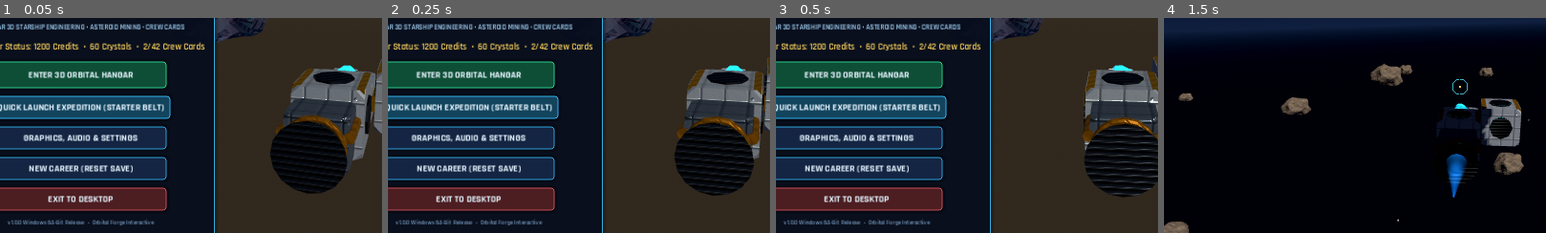
Above: before the commit, frames 1-4 (left to right).
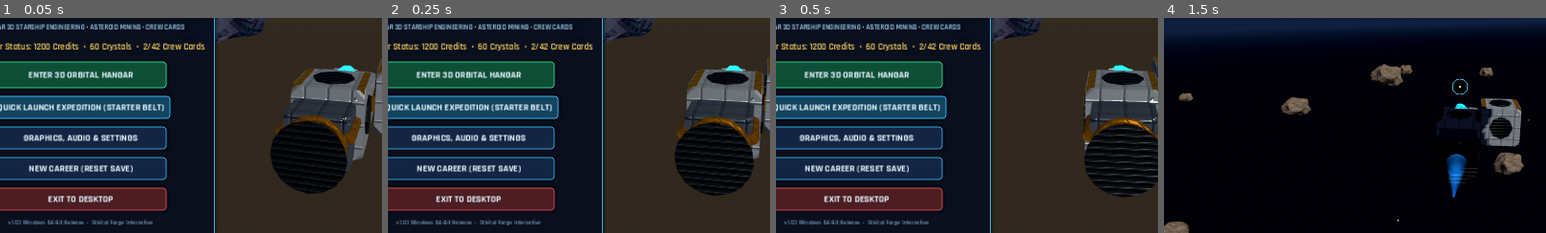
Above: after the commit, the same moments.

Repository: Ritmirchic/Roblox
Game: Godot game, scene res://scenes/main/Main.tscn
Same seed, same stepped clock (60 frames per second), same inputs: the game is played once before the commit and once after it.
Inputs (mouse positions are % of the whole screen's width and height, from its top left):
- Up to frame 1 (0.05 s): no input
- Up to frame 2 (0.25 s): no input
- Up to frame 3 (0.5 s): no input
- Up to frame 4 (1.5 s): click "QUICK LAUNCH EXPEDITION (STAR…" at 0.5 s; tap Enter at 1.25 s; move the mouse to (55, 50) at 1.27 s; hold W from 1.28 s (still down); tap T at 1.35 s; click (55, 50) at 1.42 s
The pictures show only the part of the screen within x 11-61%, y 34-84%; the shares and areas given below are measured in that part.

The runs differ from the first frame. In frame 1, 0.2% of the frame differs, in the area x 2-41%, y 93-97%; in frame 2, 0.2%; in frame 3, 0.2%; in frame 4, nothing differs.

Commit message:
Fix 3D projectile direction & muzzle transform (add_child before setup + reticle aim fix + 4-axis trajectory tests)
Co-authored-by: arena-agent <297053741+arena-agent@users.noreply.github.com>

Diff:
--- a/scripts/ship/PlayerShip3D.gd
+++ b/scripts/ship/PlayerShip3D.gd
@@ -305,18 +305,27 @@
 			sm.set_shader_parameter("throttle", throttle_vis * eff)
 			sm.set_shader_parameter("heat_ratio", engine_heat / 100.0)
 
+func _get_reticle_assisted_point(from_pos: Vector3) -> Vector3:
+	var base_dir := (aimed_world_point - from_pos).normalized()
+	if base_dir.length_squared() < 0.1:
+		base_dir = (-global_transform.basis.z).normalized()
+	if is_instance_valid(locked_enemy):
+		var to_lock := (locked_enemy.global_position - from_pos).normalized()
+		# Only snap/assist direct-fire guns when the locked enemy is close to the player's crosshair (~12 deg cone)
+		if to_lock.length_squared() > 0.1 and base_dir.dot(to_lock) > 0.978:
+			return locked_enemy.global_position
+	return aimed_world_point if (aimed_world_point - from_pos).length_squared() > 1.0 else (from_pos + base_dir * 160.0)
+
 func _update_turrets(delta: float) -> void:
-	var target_pt := aimed_world_point
-	if is_instance_valid(locked_enemy):
-		target_pt = locked_enemy.global_position
 	for uid in _turrets_by_uid.keys():
 		var tur: Node3D = _turrets_by_uid[uid]
 		if not is_instance_valid(tur):
 			continue
+		var target_pt := _get_reticle_assisted_point(tur.global_position)
 		var to_t := target_pt - tur.global_position
-		if to_t.length_squared() > 1.0 and absf(to_t.normalized().dot(global_transform.basis.y)) < 0.92:
-			var desired := Basis.looking_at(to_t.normalized(), global_transform.basis.y)
-			tur.global_transform.basis = tur.global_transform.basis.slerp(desired, clampf(delta * 10.0, 0.0, 1.0)).orthonormalized()
+		if to_t.length_squared() > 1.0:
+			var aim_xform := Projectile3D.make_aim_transform(tur.global_position, to_t.normalized(), global_transform.basis.y)
+			tur.global_transform.basis = tur.global_transform.basis.slerp(aim_xform.basis, clampf(delta * 12.0, 0.0, 1.0)).orthonormalized()
 
 func _process_mining_beams(delta: float) -> void:
 	var any_beam_active := false
@@ -403,16 +412,23 @@
 
 		var muzzle: Marker3D = _muzzles_by_uid[uid]
 		var m_pos := muzzle.global_position
-		var tgt_point := locked_enemy.global_position if is_instance_valid(locked_enemy) else aimed_world_point
+		var wtype: String = def["weapon_type"]
+		var tgt_point := _get_reticle_assisted_point(m_pos)
 		var fire_dir := (tgt_point - m_pos).normalized()
-		if fire_dir.length_squared() < 0.1 or absf(fire_dir.dot(Vector3.UP)) > 0.99:
-			fire_dir = -global_transform.basis.z
-
-		var wtype: String = def["weapon_type"]
+		if fire_dir.length_squared() < 0.1:
+			fire_dir = (-global_transform.basis.z).normalized()
+
+		# Fixed hull pods (non-turrets) clamp within generous 75-deg forward gimbal cone around ship nose
+		if not bool(def.get("is_turret", false)):
+			var ship_fwd := (-global_transform.basis.z).normalized()
+			if ship_fwd.dot(fire_dir) < 0.25:
+				fire_dir = ship_fwd
+
 		var dmg := GameData.get_module_scaled_stat(mod_id, "weapon_damage", int(entry["level"])) * eff * dmg_mult
 		var p_spd := float(def.get("proj_speed", 180.0))
 		var p := Projectile3D.new()
-		var xform := Transform3D(Basis.looking_at(fire_dir, Vector3.UP), m_pos)
+		projectiles_root.add_child(p)
+		var xform := Projectile3D.make_aim_transform(m_pos, fire_dir, global_transform.basis.y)
 		p.setup(
 			true,
 			wtype,
@@ -421,9 +437,9 @@
 			xform,
 			float(def.get("splash_radius", 0.0)),
 			float(def.get("turn_rate", 0.0)),
-			locked_enemy if wtype == "missile" else null
+			locked_enemy if wtype == "missile" else null,
+			linear_velocity
 		)
-		projectiles_root.add_child(p)
 
 		match wtype:
 			"kinetic": AudioManager.play_sfx("mg_shot", 0.08, 0.48)
@@ -492,8 +508,8 @@
 			for dn in _orbit_drones:
 				var dir := (nearest.global_position - dn.global_position).normalized()
 				var p := Projectile3D.new()
-				p.setup(true, "laser", 20.0 * float(stats.get("damage_mult", 1.0)), 220.0, Transform3D(Basis.looking_at(dir, Vector3.UP), dn.global_position))
 				projectiles_root.add_child(p)
+				p.setup(true, "laser", 20.0 * float(stats.get("damage_mult", 1.0)), 220.0, Projectile3D.make_aim_transform(dn.global_position, dir), 0.0, 0.0, null, linear_velocity)
 
 func receive_enemy_hit(raw_damage: float, hit_world_pos: Vector3, shape_idx: int = 0) -> void:
 	if raw_damage <= 0.0:
--- a/scripts/space/EnemyShip3D.gd
+++ b/scripts/space/EnemyShip3D.gd
@@ -109,10 +109,10 @@
 
 func _fire_at_player(aim_dir: Vector3) -> void:
 	var p := Projectile3D.new()
+	projectiles_root.add_child(p)
 	var muzzle_pos := global_position - global_transform.basis.z * 2.4
-	var xform := Transform3D(Basis.looking_at(aim_dir, Vector3.UP), muzzle_pos)
+	var xform := Projectile3D.make_aim_transform(muzzle_pos, aim_dir)
 	p.setup(false, "plasma" if enemy_id in ["plasma_hunter", "void_sentinel"] else "laser", attack_damage, 125.0, xform)
-	projectiles_root.add_child(p)
 
 func take_weapon_damage(dmg: float) -> void:
 	if _dead or dmg <= 0.0:
--- a/scripts/space/Projectile3D.gd
+++ b/scripts/space/Projectile3D.gd
@@ -10,8 +10,29 @@
 var target_node: Node3D = null
 var _lifetime: float = 4.0
 var _velocity: Vector3 = Vector3.FORWARD
+var _start_xform: Transform3D = Transform3D.IDENTITY
+var _has_start_xform: bool = false
 
-func setup(is_player: bool, wtype: String, dmg: float, spd: float, start_xform: Transform3D, splash: float = 0.0, homing_turn: float = 0.0, tgt: Node3D = null) -> void:
+static func make_aim_transform(origin: Vector3, dir: Vector3, preferred_up: Vector3 = Vector3.UP) -> Transform3D:
+	var fwd := dir.normalized()
+	if fwd.length_squared() < 0.001:
+		fwd = Vector3.FORWARD
+	var up_ref := preferred_up.normalized()
+	if up_ref.length_squared() < 0.001 or absf(fwd.dot(up_ref)) > 0.96:
+		up_ref = Vector3.UP if absf(fwd.dot(Vector3.UP)) <= 0.96 else Vector3.RIGHT
+	return Transform3D(Basis.looking_at(fwd, up_ref), origin)
+
+func setup(
+	is_player: bool,
+	wtype: String,
+	dmg: float,
+	spd: float,
+	start_xform: Transform3D,
+	splash: float = 0.0,
+	homing_turn: float = 0.0,
+	tgt: Node3D = null,
+	inherited_velocity: Vector3 = Vector3.ZERO
+) -> void:
 	from_player = is_player
 	weapon_type = wtype
 	damage = dmg
@@ -19,11 +40,26 @@
 	splash_radius = splash
 	turn_rate = homing_turn
 	target_node = tgt
-	global_transform = start_xform
-	_velocity = (-global_transform.basis.z).normalized() * speed
+	_start_xform = start_xform
+	_has_start_xform = true
+
+	# Compute direction directly from start_xform (safe even before entering SceneTree!)
+	var fwd_dir := (-start_xform.basis.z).normalized()
+	if fwd_dir.length_squared() < 0.001:
+		fwd_dir = Vector3.FORWARD
+
+	transform = start_xform
+	if is_inside_tree():
+		global_transform = start_xform
+
+	_velocity = fwd_dir * speed + inherited_velocity
 	_lifetime = 5.5 if wtype in ["rocket", "missile"] else 2.8
 
 	_build_visual(wtype, is_player)
+
+func _ready() -> void:
+	if _has_start_xform:
+		global_transform = _start_xform
 
 func _build_visual(wtype: String, is_player: bool) -> void:
 	if wtype in ["rocket", "missile"]:
@@ -70,10 +106,10 @@
 	if turn_rate > 0.0 and is_instance_valid(target_node):
 		var desired := (target_node.global_position - global_position).normalized()
 		var cur_dir := _velocity.normalized()
-		var new_dir := cur_dir.slerp(desired, clampf(turn_rate * delta, 0.0, 1.0)).normalized()
-		_velocity = new_dir * speed
-		if new_dir.length_squared() > 0.5 and absf(new_dir.dot(Vector3.UP)) < 0.98:
-			look_at(global_position + new_dir, Vector3.UP)
+		if desired.length_squared() > 0.5 and cur_dir.length_squared() > 0.5:
+			var new_dir := cur_dir.slerp(desired, clampf(turn_rate * delta, 0.0, 1.0)).normalized()
+			_velocity = new_dir * speed
+			global_transform = Projectile3D.make_aim_transform(global_position, new_dir, global_transform.basis.y)
 
 	var prev_pos := global_position
 	var next_pos := prev_pos + _velocity * delta
--- a/scripts/space/SpaceExpedition3D.gd
+++ b/scripts/space/SpaceExpedition3D.gd
@@ -46,6 +46,7 @@
 var _pause_panel: PanelContainer
 var _extracting: bool = false
 var autopilot_override: bool = false
+var _manual_locked_enemy: Node3D = null
 
 func setup_sector(sec_idx: int) -> void:
 	sector_index = clampi(sec_idx, 0, GameData.sectors.size() - 1)
@@ -579,26 +580,31 @@
 	player_ship.firing_weapons = _mouse_captured and Input.is_mouse_button_pressed(MOUSE_BUTTON_LEFT)
 	player_ship.firing_mining = (_mouse_captured and Input.is_mouse_button_pressed(MOUSE_BUTTON_RIGHT)) or Input.is_key_pressed(KEY_F)
 
-	# Auto-acquire nearest target near reticle for turrets & seeker missiles
-	var cam_fwd := -_cam.global_transform.basis.z
-	player_ship.aimed_world_point = _cam.global_position + cam_fwd * 150.0
-	var space_q := PhysicsRayQueryParameters3D.create(_cam.global_position, _cam.global_position + cam_fwd * 240.0)
+	# Crosshair world aim raycast starting ahead of the ship (never hitting debris between 3rd-person cam & ship)
+	var cam_fwd := (-_cam.global_transform.basis.z).normalized()
+	var cam_to_ship_d := _cam.global_position.distance_to(player_ship.global_position)
+	var ray_origin := _cam.global_position + cam_fwd * (cam_to_ship_d + 2.5)
+	player_ship.aimed_world_point = _cam.global_position + cam_fwd * 220.0
+	var space_q := PhysicsRayQueryParameters3D.create(ray_origin, _cam.global_position + cam_fwd * 280.0)
 	space_q.exclude = [player_ship.get_rid()]
 	var hit := get_world_3d().direct_space_state.intersect_ray(space_q)
 	if not hit.is_empty():
 		player_ship.aimed_world_point = hit["position"]
 
-	var best_en: Node3D = null
-	var best_dot := 0.88
-	for en in enemies_root.get_children():
-		if en is Node3D:
-			var en_n := en as Node3D
-			var dir_e: Vector3 = (en_n.global_position - _cam.global_position).normalized()
-			var d_dot := cam_fwd.dot(dir_e)
-			if d_dot > best_dot and en_n.global_position.distance_to(player_ship.global_position) < 250.0:
-				best_dot = d_dot
-				best_en = en_n
-	if is_instance_valid(best_en):
+	if is_instance_valid(_manual_locked_enemy) and _manual_locked_enemy.global_position.distance_to(player_ship.global_position) < 320.0:
+		player_ship.locked_enemy = _manual_locked_enemy
+	else:
+		_manual_locked_enemy = null
+		var best_en: Node3D = null
+		var best_dot := 0.90
+		for en in enemies_root.get_children():
+			if en is Node3D:
+				var en_n := en as Node3D
+				var dir_e: Vector3 = (en_n.global_position - _cam.global_position).normalized()
+				var d_dot := cam_fwd.dot(dir_e)
+				if d_dot > best_dot and en_n.global_position.distance_to(player_ship.global_position) < 250.0:
+					best_dot = d_dot
+					best_en = en_n
 		player_ship.locked_enemy = best_en
 
 func _update_third_person_camera(delta: float) -> void:
@@ -656,7 +662,9 @@
 		_mouse_steer += event.relative
 
 	elif event is InputEventMouseButton and event.pressed:
-		if event.button_index == MOUSE_BUTTON_WHEEL_UP:
+		if not _pause_panel.visible and not _mouse_captured and event.button_index in [MOUSE_BUTTON_LEFT, MOUSE_BUTTON_RIGHT]:
+			_set_mouse_flight_mode(true)
+		elif event.button_index == MOUSE_BUTTON_WHEEL_UP:
 			_cam_dist = clampf(_cam_dist - 1.5, 8.5, 34.0)
 		elif event.button_index == MOUSE_BUTTON_WHEEL_DOWN:
 			_cam_dist = clampf(_cam_dist + 1.5, 8.5, 34.0)
@@ -665,11 +673,35 @@
 		if event.keycode in [KEY_ESCAPE, KEY_TAB]:
 			_pause_panel.visible = not _pause_panel.visible
 			_set_mouse_flight_mode(not _pause_panel.visible)
+		elif event.keycode == KEY_T and is_instance_valid(player_ship):
+			_toggle_manual_target_lock()
 		elif event.keycode == KEY_Z and is_instance_valid(player_ship):
 			player_ship.stabilizer_enabled = not player_ship.stabilizer_enabled
 			AudioManager.play_sfx("ui_click", 0.05, 0.6)
 		elif event.keycode == KEY_H:
 			_complete_expedition_and_return()
+
+func _toggle_manual_target_lock() -> void:
+	if is_instance_valid(_manual_locked_enemy):
+		_manual_locked_enemy = null
+		player_ship.locked_enemy = null
+		AudioManager.play_sfx("ui_back", 0.04, 0.5)
+		return
+	var cam_fwd := (-_cam.global_transform.basis.z).normalized()
+	var best: Node3D = null
+	var best_score := -2.0
+	for en in enemies_root.get_children():
+		if en is Node3D:
+			var en_n := en as Node3D
+			var d := en_n.global_position.distance_to(player_ship.global_position)
+			if d < 280.0:
+				var dot_v := cam_fwd.dot((en_n.global_position - _cam.global_position).normalized())
+				if dot_v > best_score:
+					best_score = dot_v
+					best = en_n
+	_manual_locked_enemy = best
+	player_ship.locked_enemy = best
+	AudioManager.play_sfx("ui_click", 0.04, 0.6)
 
 func _complete_expedition_and_return() -> void:
 	if _extracting:
--- a/scripts/ui/Main.gd
+++ b/scripts/ui/Main.gd
@@ -188,7 +188,7 @@
 	vb.add_child(quit_btn)
 
 	var ver_lbl := Label.new()
-	ver_lbl.text = "v1.0.0 Windows 64-Bit Release  •  Orbital Forge Interactive"
+	ver_lbl.text = "v1.0.1 Windows 64-Bit Release  •  Orbital Forge Interactive"
 	ver_lbl.horizontal_alignment = HORIZONTAL_ALIGNMENT_CENTER
 	ver_lbl.add_theme_font_size_override("font_size", 13)
 	ver_lbl.add_theme_color_override("font_color", Color(0.46, 0.60, 0.74))
--- a/tests/TestRunner.gd
+++ b/tests/TestRunner.gd
@@ -317,6 +317,47 @@
 	var c2 := ch.try_collect()
 	_check(c1 and not c2 and ShipGrid.get_current_cargo_units() > cargo_before, "ResourceChunk3D enters cargo & blocks duplicate collection")
 
+	# Multi-directional 3D projectile trajectory test (-Z, +X, +Z, +Y) from off-origin ship
+	for a in exp_world.asteroids_root.get_children():
+		a.queue_free()
+	for e_old in exp_world.enemies_root.get_children():
+		e_old.queue_free()
+	await get_tree().process_frame
+
+	var test_ship_origin := Vector3(40.0, 25.0, -30.0)
+	ship.locked_enemy = null
+	var test_dirs: Array[Vector3] = [
+		Vector3(0, 0, -1),
+		Vector3(1, 0, 0),
+		Vector3(0, 0, 1),
+		Vector3(0, 1, 0),
+	]
+	for aim_d in test_dirs:
+		for old_p in exp_world.projectiles_root.get_children():
+			old_p.queue_free()
+		await get_tree().process_frame
+		var desired_xf := Projectile3D.make_aim_transform(test_ship_origin, aim_d)
+		PhysicsServer3D.body_set_state(ship.get_rid(), PhysicsServer3D.BODY_STATE_TRANSFORM, desired_xf)
+		PhysicsServer3D.body_set_state(ship.get_rid(), PhysicsServer3D.BODY_STATE_LINEAR_VELOCITY, Vector3.ZERO)
+		ship.global_transform = desired_xf
+		ship.linear_velocity = Vector3.ZERO
+		ship.current_energy = 120.0
+		ship._weapon_cooldowns.clear()
+		ship.aimed_world_point = test_ship_origin + aim_d * 180.0
+		ship.firing_weapons = true
+		await get_tree().physics_frame
+		ship.firing_weapons = false
+		_check(exp_world.projectiles_root.get_child_count() >= 1, "Weapon spawned Projectile3D for aim " + str(aim_d))
+		if exp_world.projectiles_root.get_child_count() >= 1:
+			var pr := exp_world.projectiles_root.get_child(0) as Projectile3D
+			var spawn_p := pr.global_position
+			_check(spawn_p.distance_to(test_ship_origin) < 8.0, "Projectile spawns at ship muzzle (not world origin) for " + str(aim_d))
+			await get_tree().physics_frame
+			await get_tree().physics_frame
+			if is_instance_valid(pr):
+				var travel_dir := (pr.global_position - spawn_p).normalized()
+				_check(travel_dir.dot(aim_d) > 0.96, "Projectile flies accurately along aimed 3D vector " + str(aim_d))
+
 	# Enemy AI & Combat test
 	var enemy := EnemyShip3D.new()
 	enemy.setup("scout_drone", ship.global_position + Vector3(0, 0, -45), ship, exp_world.projectiles_root, exp_world.chunks_root)
Not shown, changed: README_CONTROLS.txt
Not shown, changed: export_presets.cfg
Not shown, changed: .github/workflows/build-release.yml
Not shown, changed: installer/space_miner_setup.iss
